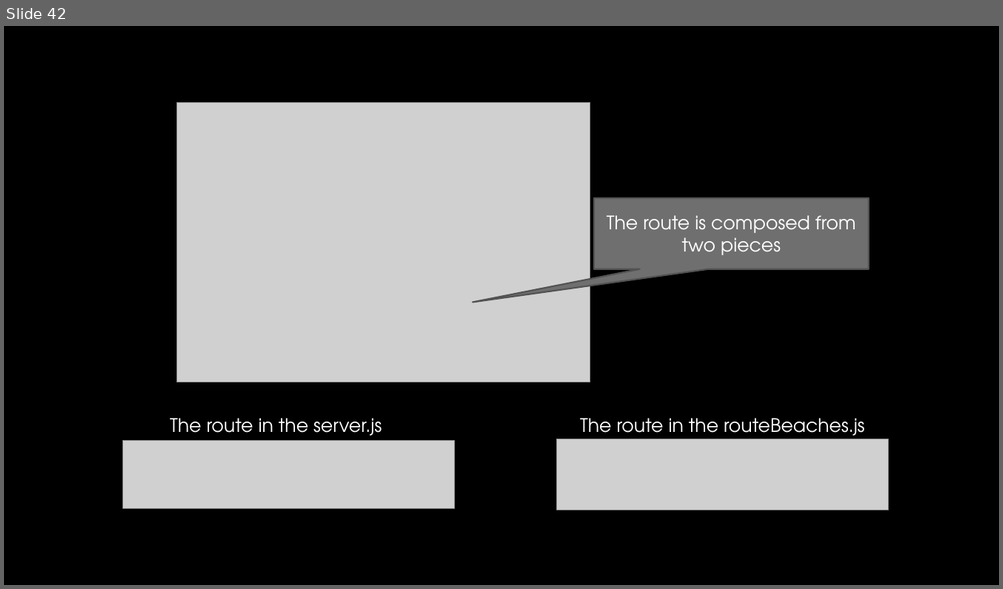
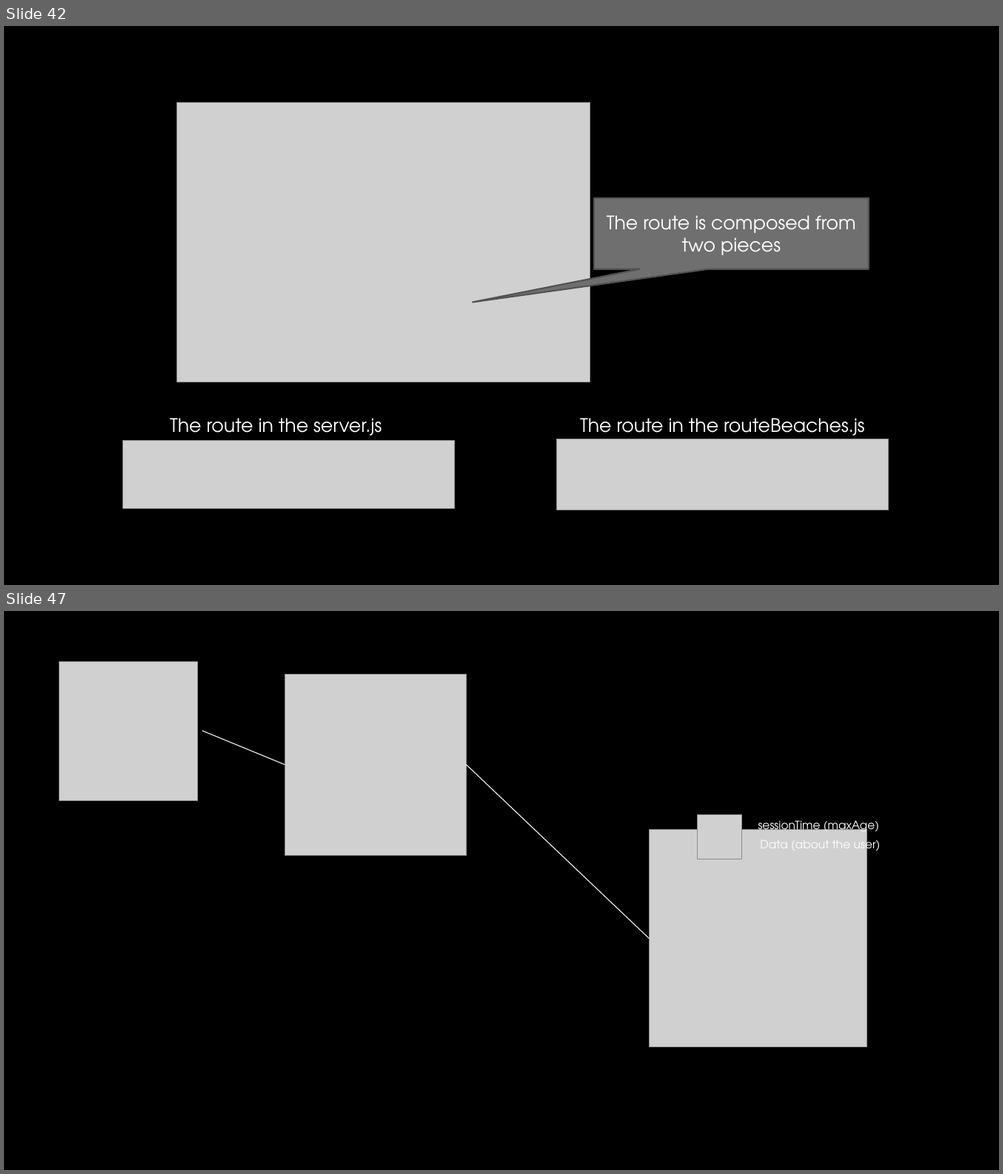
Before and after one commit to talyaron/fullstack-itc-may21, a slide deck: 05-Node/03-express/00-presentation/express-recap.pptx. Shown one above the other, each under a label of ours: slide 42 before the commit, slides 42 and 47 after it; the slides between them are not shown. The pictures are 1003x589 and 1003x1174 pixels, drawn with LibreOffice and Linux fonts; fonts in the diff are those of the drawing; grey boxes stand for pictures; background and template pictures are left out. Boxes give left, top, right and bottom in pixels: in the first picture for what was removed or moved away, otherwise in the second. Text is boxed around its words. In the diff, an @@ line names an element or a change of style, - is before the commit and + after.

```diff
--- a/05-Node/03-express/00-presentation/express-recap.pptx
+++ b/05-Node/03-express/00-presentation/express-recap.pptx
@@ slide 47 added at <box>4,611,999,1170</box>, background picture (left out) @@
@@ picture added at <box>60,662,198,800</box> @@
@@ picture added at <box>284,674,466,855</box> @@
@@ line added from (202, 731) to (284, 765), #FFFFFF 0.75 pt @@
@@ line added from (466, 765) to (649, 939), #FFFFFF 0.75 pt @@
@@ picture added at <box>649,829,867,1048</box> @@
@@ picture added at <box>698,815,743,860</box> @@
@@ text added at <box>758,817,879,835</box>, 11 pt, text #FFFFFF @@
+sessionTime (maxAge)
@@ text added at <box>760,837,880,854</box>, 11 pt, text #FFFFFF @@
+Data (about the user)
```
Also in this commit, not shown: 8 other slides added.
